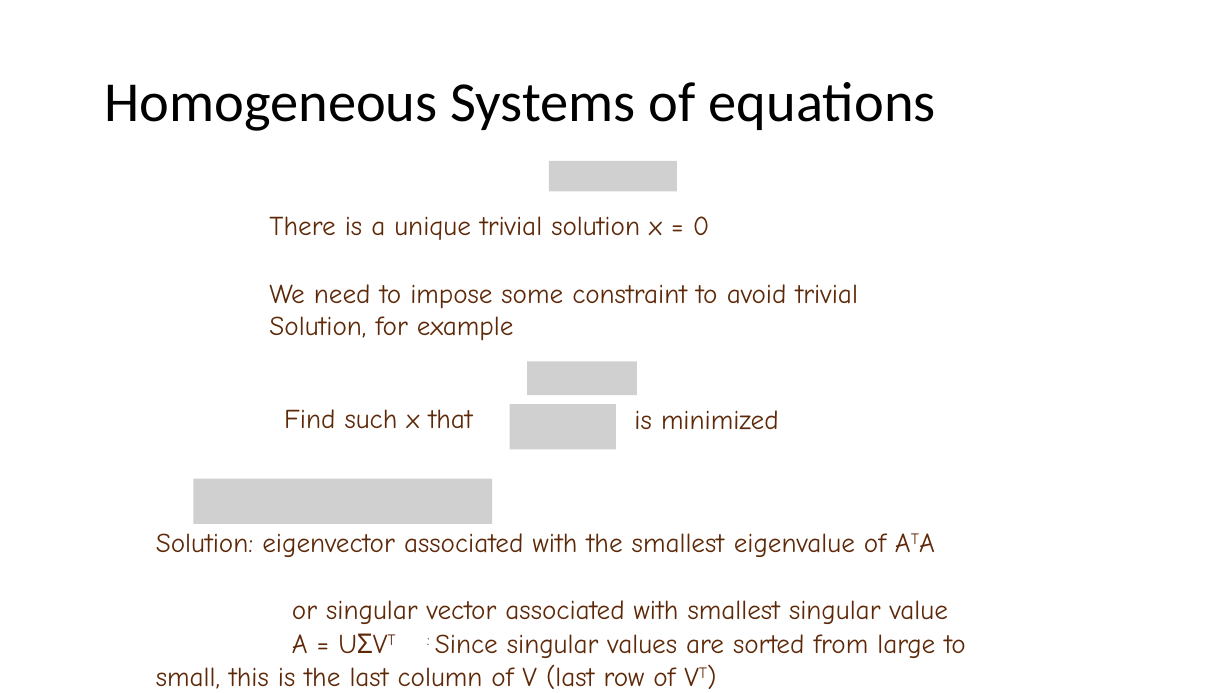
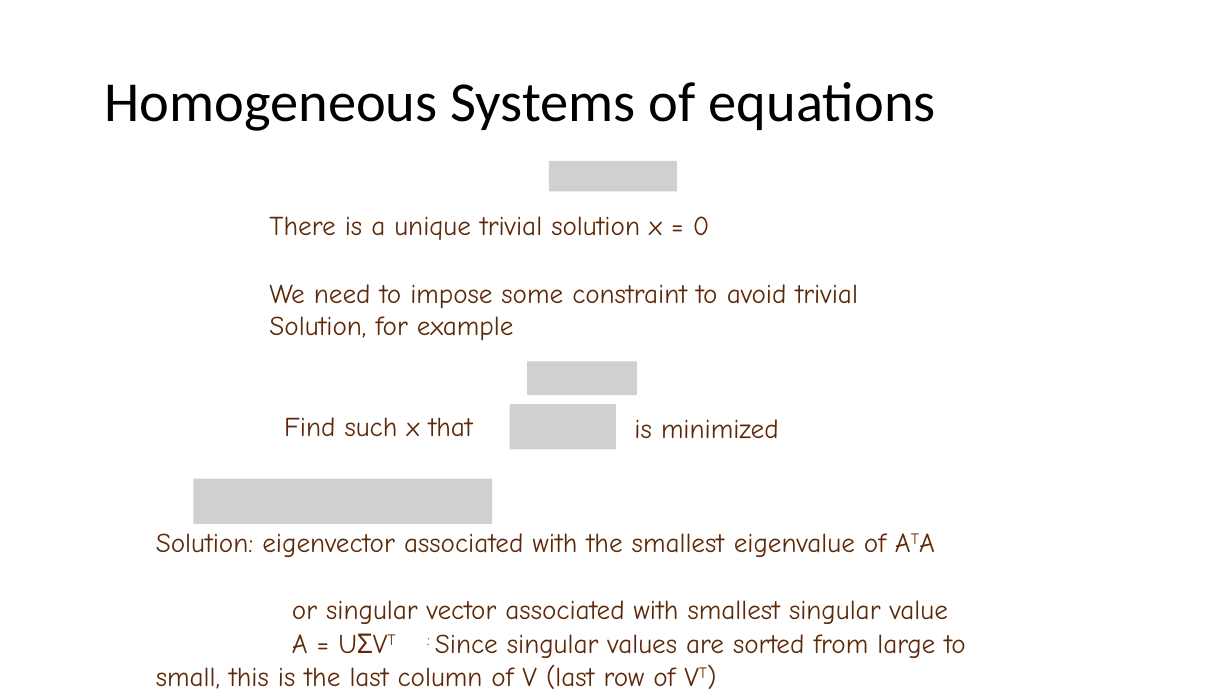
Before and after one commit to cmsc426spring2019/cmsc426spring2019.github.io, a slide deck: slide 21 of lectures/week_2/background_estimation.pptx. Drawn at 1232x693 pixels with LibreOffice and Linux fonts; fonts in the diff are those of the drawing; grey boxes stand for pictures. Boxes give left, top, right and bottom in pixels: in the first picture for what was removed or moved away, otherwise in the second. Text is boxed around its words. In the diff, an @@ line names an element or a change of style, - is before the commit and + after.

```diff
--- a/lectures/week_2/background_estimation.pptx
+++ b/lectures/week_2/background_estimation.pptx
@@ text "Find such x that": place and size @@
-text "Find such x that" at (284, 409, 473, 429)
+text "Find such x that" at (284, 417, 473, 437)
@@ text "is minimized": place and size @@
-text "is minimized" at (634, 410, 779, 429)
+text "is minimized" at (634, 419, 779, 438)
```
Also in this commit, not shown: 5 other slides changed, 1 other file.
